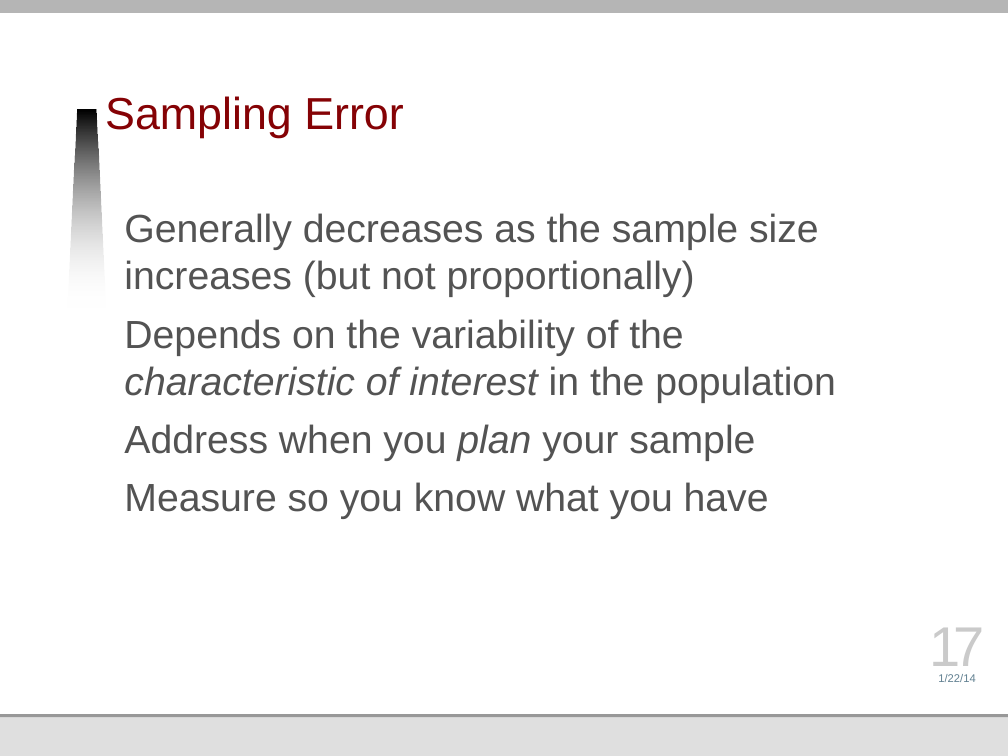
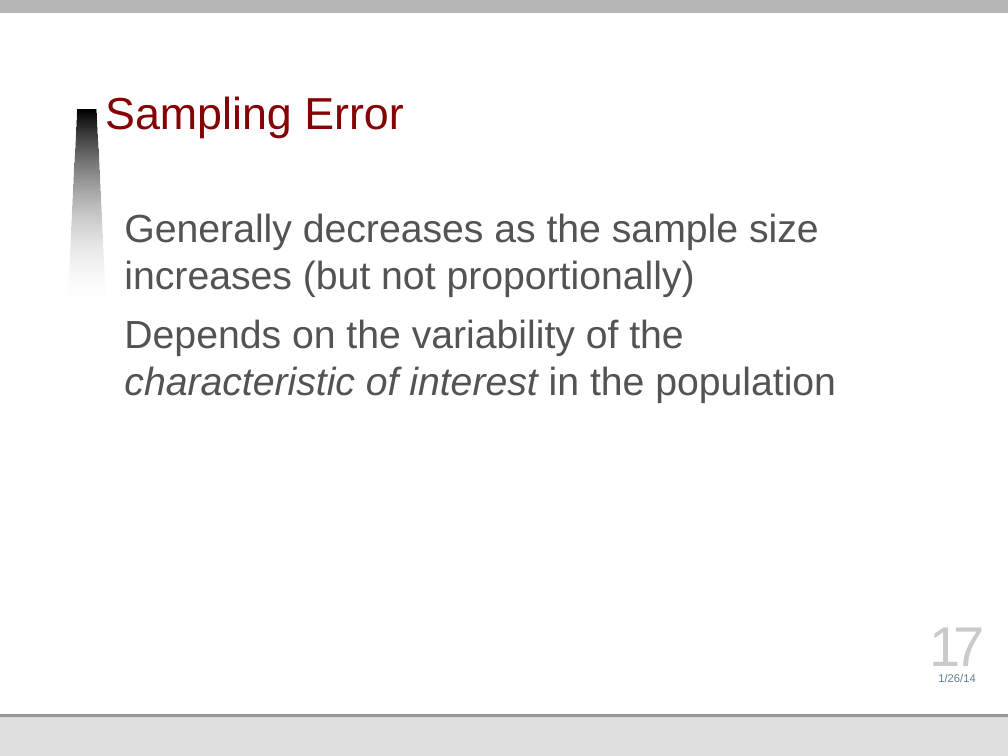
Before and after one commit to jmankoff/data, a slide deck: slide 17 of Lectures/4 Acquiring.pptx. Drawn at 1008x756 pixels with LibreOffice and Linux fonts; fonts in the diff are those of the drawing; background and template pictures are left out. Boxes give left, top, right and bottom in pixels: in the first picture for what was removed or moved away, otherwise in the second. Text is boxed around its words. In the diff, an @@ line names an element or a change of style, - is before the commit and + after.

```diff
--- a/Lectures/4 Acquiring.pptx
+++ b/Lectures/4 Acquiring.pptx
@@ text at (x1=124, y1=424, x2=769, y2=519): paragraphs removed @@
-Address when you plan your sample
-Measure so you know what you have
@@ text at (x1=938, y1=674, x2=975, y2=682): text changed @@
-1/22/14
+1/26/14
```
Also in this commit, not shown: 29 other slides changed, 1 slide added, 4 other files.
